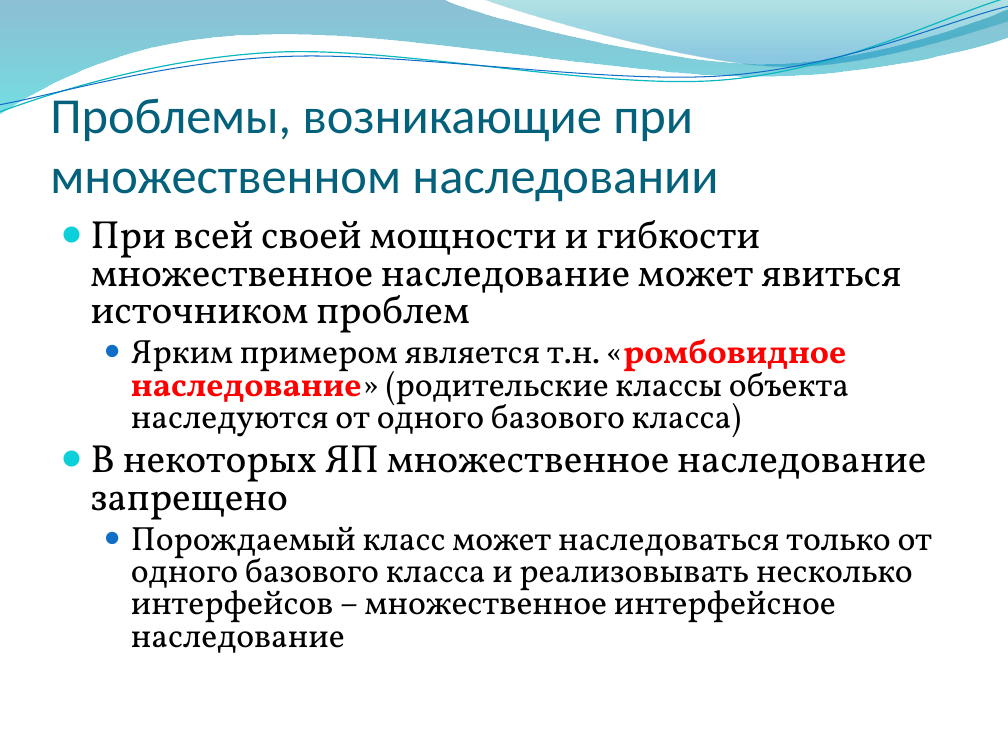
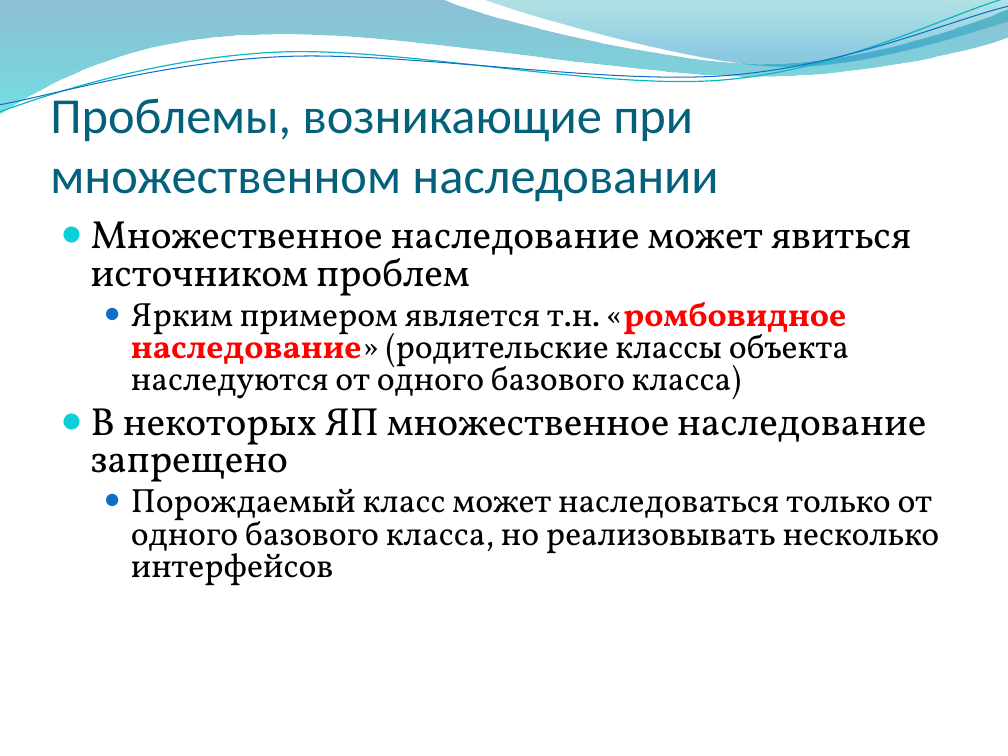
Before and after one commit to alexey-malov/oop, a slide deck: slide 70 of lectures/03/Композиция, наследование и полиморфизм.pptx. Drawn at 1008x756 pixels with LibreOffice and Linux fonts; fonts in the diff are those of the drawing; background and template pictures are left out. Boxes give left, top, right and bottom in pixels: in the first picture for what was removed or moved away, otherwise in the second. Text is boxed around its words. In the diff, an @@ line names an element or a change of style, - is before the commit and + after.

```diff
--- a/lectures/03/Композиция, наследование и полиморфизм.pptx
+++ b/lectures/03/Композиция, наследование и полиморфизм.pptx
@@ text at (x1=91, y1=221, x2=911, y2=296): text changed @@
-● При всей своей мощности и гибкости множественное наследование может явиться источником проблем
+● Множественное наследование может явиться источником проблем
@@ text at (x1=131, y1=480, x2=940, y2=586): text changed @@
-  ● Порождаемый класс может наследоваться только от одного базового класса и реализовывать несколько интерфейсов – множественное интерфейсное наследование
+  ● Порождаемый класс может наследоваться только от одного базового класса, но реализовывать несколько интерфейсов
```
Also in this commit, not shown: 7 other slides changed.
